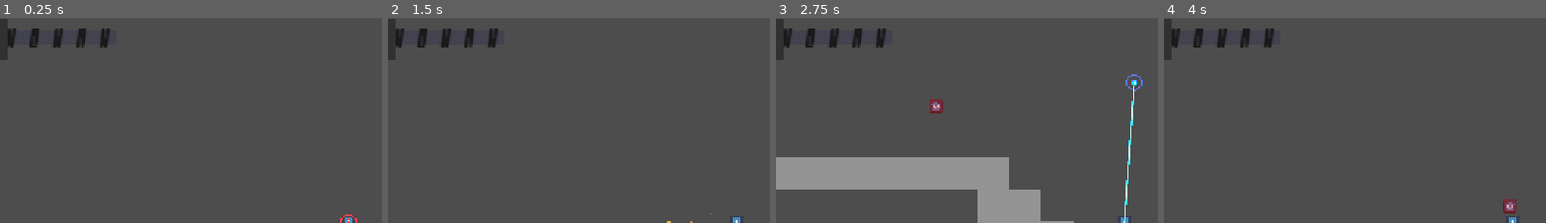
Above: before the commit, frames 1-4 (left to right).
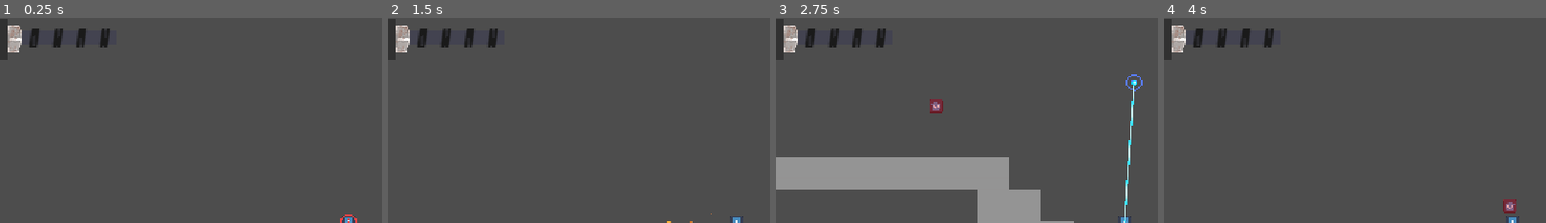
Above: after the commit, the same moments.

Repository: turtlestump/robot-game
Game: Godot game, scene res://Assets/Scenes/test.tscn
Same seed, same stepped clock (60 frames per second), same inputs: the game is played once before the commit and once after it. The engine's default icon, where the game draws it, is replaced by a stand-in: a white triangle on a blue panel in a dark square.
Inputs (mouse positions are % of the whole screen's width and height, from its top left):
- Up to frame 1 (0.25 s): no input
- Up to frame 2 (1.5 s): tap Enter at 0.5 s; move the mouse to (72, 47) at 0.52 s; hold Right mouse button (grapple) 0.53-1.28 s; hold D (move_right) from 0.53 s (still down); tap Space (jump) at 0.77 s; move the mouse to (30, 58) at 1.27 s; click (30, 58) at 1.35 s
- Up to frame 3 (2.75 s): tap Space (jump) at 1.52 s; move the mouse to (60, 29) at 2.02 s; release D (move_right) at 2.03 s; hold A (move_left) from 2.03 s (still down); hold Right mouse button (grapple) from 2.03 s (still down)
- Up to frame 4 (4 s): move the mouse to (45, 73) at 2.77 s; release A (move_left) at 2.78 s; release Right mouse button (grapple) at 2.78 s; hold D (move_right) from 2.78 s (still down); click (45, 73) at 2.85 s; tap Space (jump) at 3.02, 3.77 s; tap Escape (debug_reset) at 3.5 s; move the mouse to (80, 68) at 3.52 s; hold Right mouse button (grapple) from 3.53 s (still down)
The pictures show only the part of the screen within x 4-54%, y 3-53%; the shares and areas given below are measured in that part.

The runs differ from the first frame. In frame 1, 0.5% of the frame differs, in the area x 2-6%, y 3-17%; in frame 2, 0.5%; in frame 3, 0.5%; in frame 4, 0.5%.

Commit message:
updated hud

Diff:
--- /dev/null
+++ b/Assets/Scenes/hud.gd
@@ -0,0 +1,27 @@
+extends	CanvasLayer
+
+@export	var	health:	int	= 5
+@export	var	max_health:	int	= 5
+
+@onready var segment_template: TextureRect = $HealthBar/SegmentTemplate
+
+# Called when the node enters the scene	tree for the first time.
+func _ready() -> void:
+	pass
+
+
+# Called every frame. 'delta' is the elapsed time since	the	previous frame.
+func _process(delta: float)	-> void:
+	pass
+
+func take_damage(amount: int) -> void:
+	health -= amount
+
+func add_health(amount:	int) -> void:
+	health += amount
+
+	# Clone	the	segment	template and displace to correct position
+
+
+	if health >	max_health:
+		health = max_health
--- a/Assets/Scenes/hud.tscn
+++ b/Assets/Scenes/hud.tscn
@@ -1,10 +1,8 @@
-[gd_scene load_steps=6 format=3 uid="uid://bria7lxisyvd3"]
+[gd_scene load_steps=8 format=3 uid="uid://bria7lxisyvd3"]
 
 [ext_resource type="Shader" uid="uid://dmg1fi6pikaoi" path="res://Assets/Scripts/Shaders/hud_screw.gdshader" id="1_71ymp"]
-
-[sub_resource type="ShaderMaterial" id="ShaderMaterial_th0pt"]
-
-[sub_resource type="CanvasTexture" id="CanvasTexture_xs5ck"]
+[ext_resource type="Script" uid="uid://vob0l1jo04nt" path="res://Assets/Scenes/hud.gd" id="1_xs5ck"]
+[ext_resource type="Texture2D" uid="uid://6vha52jgp8ck" path="res://Assets/Sprites/nut.png" id="3_x7y1r"]
 
 [sub_resource type="ShaderMaterial" id="ShaderMaterial_x7y1r"]
 shader = ExtResource("1_71ymp")
@@ -20,7 +18,12 @@
 
 [sub_resource type="CanvasTexture" id="CanvasTexture_l5nkk"]
 
+[sub_resource type="ShaderMaterial" id="ShaderMaterial_th0pt"]
+
+[sub_resource type="CanvasTexture" id="CanvasTexture_xs5ck"]
+
 [node name="HUD" type="CanvasLayer"]
+script = ExtResource("1_xs5ck")
 
 [node name="Root" type="Control" parent="."]
 layout_mode = 3
@@ -46,14 +49,6 @@
 [node name="Health" type="Control" parent="Root/TopBar/HBoxContainer/LeftGroup"]
 layout_mode = 2
 
-[node name="ScrewHead" type="TextureRect" parent="Root/TopBar/HBoxContainer/LeftGroup/Health"]
-modulate = Color(0.19315353, 0.19315353, 0.19315353, 1)
-material = SubResource("ShaderMaterial_th0pt")
-layout_mode = 0
-offset_right = 30.0
-offset_bottom = 63.0
-texture = SubResource("CanvasTexture_xs5ck")
-
 [node name="ScrewBody" type="TextureRect" parent="Root/TopBar/HBoxContainer/LeftGroup/Health"]
 material = SubResource("ShaderMaterial_x7y1r")
 layout_mode = 0
@@ -63,6 +58,22 @@
 offset_bottom = 44.0
 texture = SubResource("CanvasTexture_l5nkk")
 
+[node name="NotchTemplate" type="TextureRect" parent="Root/TopBar/HBoxContainer/LeftGroup/Health/ScrewBody"]
+layout_mode = 0
+offset_left = -24.0
+offset_top = -15.0
+offset_right = 38.0
+offset_bottom = 47.0
+texture = ExtResource("3_x7y1r")
+
+[node name="ScrewHead" type="TextureRect" parent="Root/TopBar/HBoxContainer/LeftGroup/Health"]
+modulate = Color(0.19315353, 0.19315353, 0.19315353, 1)
+material = SubResource("ShaderMaterial_th0pt")
+layout_mode = 0
+offset_right = 30.0
+offset_bottom = 63.0
+texture = SubResource("CanvasTexture_xs5ck")
+
 [node name="RightGroup" type="HBoxContainer" parent="Root/TopBar/HBoxContainer"]
 layout_mode = 2
 
--- a/Assets/Scripts/Shaders/rust.gdshader
+++ b/Assets/Scripts/Shaders/rust.gdshader
@@ -1,14 +1,61 @@
 shader_type canvas_item;
 
-void vertex() {
-	// Called for every vertex the material is visible on.
+// 3+ rust palette
+uniform vec4 color_rust_lo : source_color = vec4(0.62, 0.29, 0.10, 1.0);
+uniform vec4 color_rust_md : source_color = vec4(0.78, 0.38, 0.12, 1.0);
+uniform vec4 color_rust_hi : source_color = vec4(0.86, 0.45, 0.14, 1.0);
+
+// Controls
+uniform float uv_scale = 6.0;             // rust patch size
+uniform float rust_amount = 0.55;         // how much appears
+uniform float rust_contrast = 1.25;       // edge hardness
+uniform float seed = 13.0;
+
+// Optional: keep top/bottom of the bar empty (hard cut)
+uniform float transparent_margin : hint_range(0.0, 0.5) = 0.0;
+
+// --- tiny value-noise + fbm ---
+float h(vec2 p){ p=fract(p*vec2(123.34,345.45)); p+=dot(p,p+34.345); return fract(p.x*p.y); }
+float vnoise(vec2 p){
+    vec2 i=floor(p), f=fract(p);
+    float a=h(i), b=h(i+vec2(1,0)), c=h(i+vec2(0,1)), d=h(i+vec2(1,1));
+    vec2 u=f*f*(3.0-2.0*f);
+    return mix(mix(a,b,u.x), mix(c,d,u.x), u.y);
+}
+float fbm(vec2 p){
+    float a=0.5, s=0.0;
+    for(int i=0;i<5;i++){ s+=a*vnoise(p); p*=2.0; a*=0.5; }
+    return s;
 }
 
-void fragment() {
-	// Called for every pixel the material is visible on.
+void fragment(){
+    // Local UV noise
+    float n = fbm(UV * uv_scale + vec2(seed, seed*0.73));
+    n = pow(clamp(n, 0.0, 1.0), rust_contrast);
+
+    // Thresholds → 3 color bands
+    float t0 = smoothstep(rust_amount-0.15, rust_amount+0.15, n);
+    float t1 = smoothstep(rust_amount+0.05, rust_amount+0.30, n);
+
+    float w_lo = t1;                // darkest cores
+    float w_md = t0 * (1.0 - t1);   // mid ring
+    float w_hi = max(0.0, t0 - w_md - w_lo);
+
+    vec3 rust_rgb = normalize(
+        color_rust_lo.rgb * w_lo +
+        color_rust_md.rgb * w_md +
+        color_rust_hi.rgb * w_hi + 1e-6);
+
+    // Rust strength (0..1)
+    float rust = t0;
+
+    // Optional hard top/bottom cut for the overlay
+    bool in_margin = (UV.y < transparent_margin) || (UV.y > (1.0 - transparent_margin));
+    if (in_margin) rust = 0.0;
+
+    // MULTIPLY overlay: white = no change, darker = rust tint
+    vec3 out_rgb = mix(vec3(1.0), rust_rgb, rust);
+
+    // Alpha can be 1 (Mul ignores it), or use rust as alpha if you prefer Mix
+    COLOR = vec4(out_rgb, 1.0);
 }
-
-//void light() {
-//	// Called for every pixel for every light affecting the CanvasItem.
-//	// Uncomment to replace the default light processing function with this one.
-//}
Not shown, added: Assets/Scenes/hud.gd.uid
